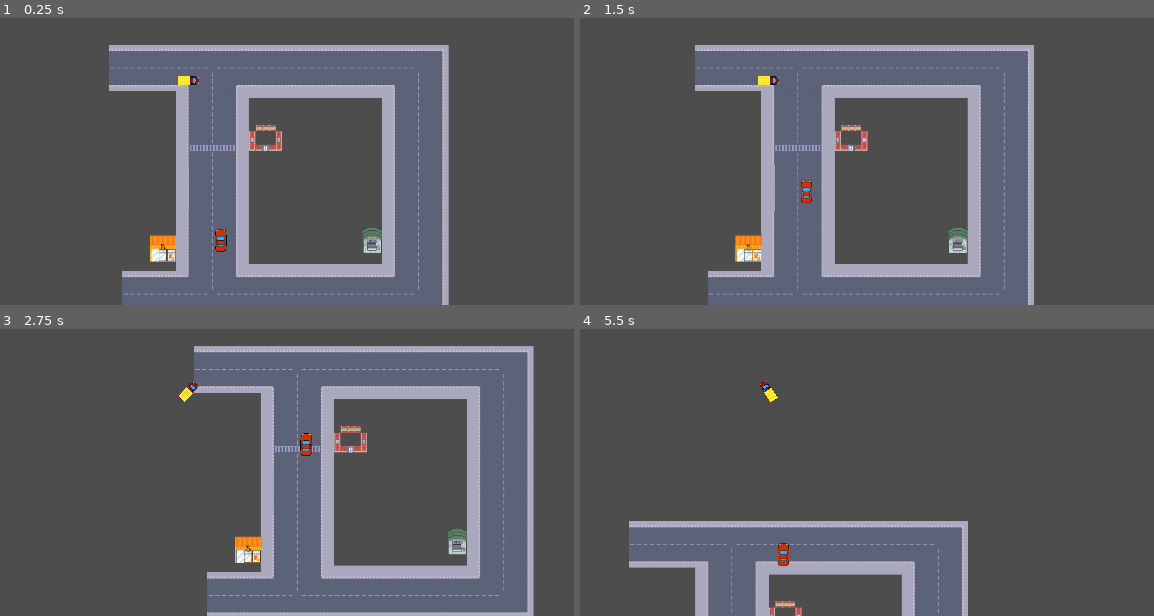
Above: before the commit, frames 1-4 (two rows, left to right).
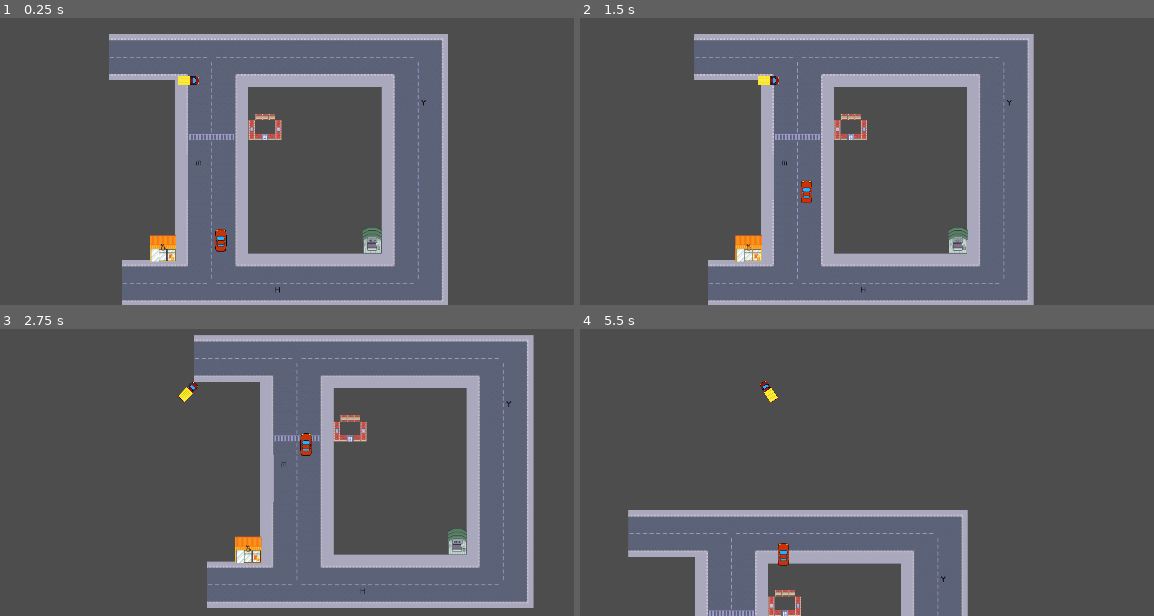
Above: after the commit, the same moments.

Repository: BastianTnd/grand-brew-delivery
Game: Godot game, scene res://Game/game.tscn
The game is run twice, just before and just after one commit, with the same random seed, the same clock (stepped at 60 frames per second) and the same inputs.
Inputs:
- Up to frame 1 (0.25 s): no input
- Up to frame 2 (1.5 s): tap Enter at 0.5 s; hold Right (ui_right) 0.53-1.28 s; tap Space at 1.25 s; hold Down (ui_down) from 1.28 s (still down)
- Up to frame 3 (2.75 s): release Down (ui_down) at 2.03 s; hold Right (ui_right) from 2.03 s (still down)
- Up to frame 4 (5.5 s): release Right (ui_right) at 2.78 s; hold Up (ui_up) 2.78-3.53 s; hold Left (ui_left) 3.53-5.03 s; hold Down (ui_down) from 5.03 s (still down)

The runs differ from the first frame. In frame 1, 12% of the frame differs, in the area x 18-79%, y 5-100%; in frame 2, 12%; in frame 3, 14%, in the area x 33-94%, y 2-100%; in frame 4, 7.5%.

Commit message:
(feature) Collectible: - now sets sprites based on the collectible type

Diff:
--- a/godot_project/Collectible/collectible.gd
+++ b/godot_project/Collectible/collectible.gd
@@ -1,6 +1,35 @@
 extends Area2D
 
+@onready var collectible_sprite: Sprite2D = $Sprite2D
+@export var collectible: collectible_type
+
+enum collectible_type {MALT, HOPS, YEAST}
+
+var malt_sprite = "res://Collectible/Sprites/Malz_M.png"
+var hops_sprite = "res://Collectible/Sprites/Hops_H.png"
+var yeast_sprite = "res://Collectible/Sprites/Yeast_Y.png"
+
+func _ready() -> void:
+	change_sprite()
 
 func _on_body_entered(body: Node2D) -> void:
 	if body.name == "Player":
-		print("Collected Ingridient!")
+		# Destroy Collectible
+		self.queue_free()
+
+# Sets Sprite depending on collectible Type
+func change_sprite() -> void:
+	# Malt Sprite
+	if collectible == collectible_type.MALT:
+		var texture = load(malt_sprite)
+		collectible_sprite.texture = texture
+
+	# Hops Sprite
+	if collectible == collectible_type.HOPS:
+		var texture = load(hops_sprite)
+		collectible_sprite.texture = texture
+
+	# Yeast Sprite
+	if collectible == collectible_type.YEAST:
+		var texture = load(yeast_sprite)
+		collectible_sprite.texture = texture
--- a/godot_project/Collectible/collectible.tscn
+++ b/godot_project/Collectible/collectible.tscn
@@ -1,12 +1,34 @@
 [gd_scene format=3 uid="uid://beg40xolu1jge"]
 
 [ext_resource type="Script" uid="uid://cw6cufdnqouf3" path="res://Collectible/collectible.gd" id="1_pel21"]
+
+[sub_resource type="GDScript" id="GDScript_pel21"]
+script/source = "extends Sprite2D
+
+var malt = \"res://Collectible/Sprites/Malz_M.png\"
+
+# Called when the node enters the scene tree for the first time.
+func _ready() -> void:
+	pass # Replace with function body.
+
+
+# Called every frame. 'delta' is the elapsed time since the previous frame.
+func _process(_delta: float) -> void:
+	var collectible_area: Area2D = get_parent()
+	print(\"Test\", collectible_area)
+
+func change_sprite() -> void:
+	pass
+"
 
 [sub_resource type="CircleShape2D" id="CircleShape2D_3bsdh"]
 
 [node name="Collectible" type="Area2D" unique_id=1851355729]
 script = ExtResource("1_pel21")
 
+[node name="Sprite2D" type="Sprite2D" parent="." unique_id=1990514737]
+script = SubResource("GDScript_pel21")
+
 [node name="CollisionShape2D" type="CollisionShape2D" parent="." unique_id=766782013]
 shape = SubResource("CircleShape2D_3bsdh")
 
--- a/godot_project/Game/game.tscn
+++ b/godot_project/Game/game.tscn
@@ -10,7 +10,6 @@
 [node name="Game" type="Node2D" unique_id=916570660]
 
 [node name="Map" parent="." unique_id=1676787412 instance=ExtResource("1_1erje")]
-position = Vector2(1, 26)
 
 [node name="Player" parent="." unique_id=282871353 instance=ExtResource("2_m22wp")]
 
@@ -25,3 +24,11 @@
 
 [node name="Collectible" parent="." unique_id=1851355729 instance=ExtResource("6_qmv3x")]
 position = Vector2(24, 197)
+
+[node name="Collectible2" parent="." unique_id=904601367 instance=ExtResource("6_qmv3x")]
+position = Vector2(214, 503)
+collectible = 1
+
+[node name="Collectible3" parent="." unique_id=1382512283 instance=ExtResource("6_qmv3x")]
+position = Vector2(565, 53)
+collectible = 2
Binary file added: godot_project/Collectible/Sprites/Hops_H.png
Not shown, added: godot_project/Collectible/Sprites/Hops_H.png.import
Binary file added: godot_project/Collectible/Sprites/Malz_M.png
Not shown, added: godot_project/Collectible/Sprites/Malz_M.png.import
Binary file added: godot_project/Collectible/Sprites/Yeast_Y.png
Not shown, added: godot_project/Collectible/Sprites/Yeast_Y.png.import
